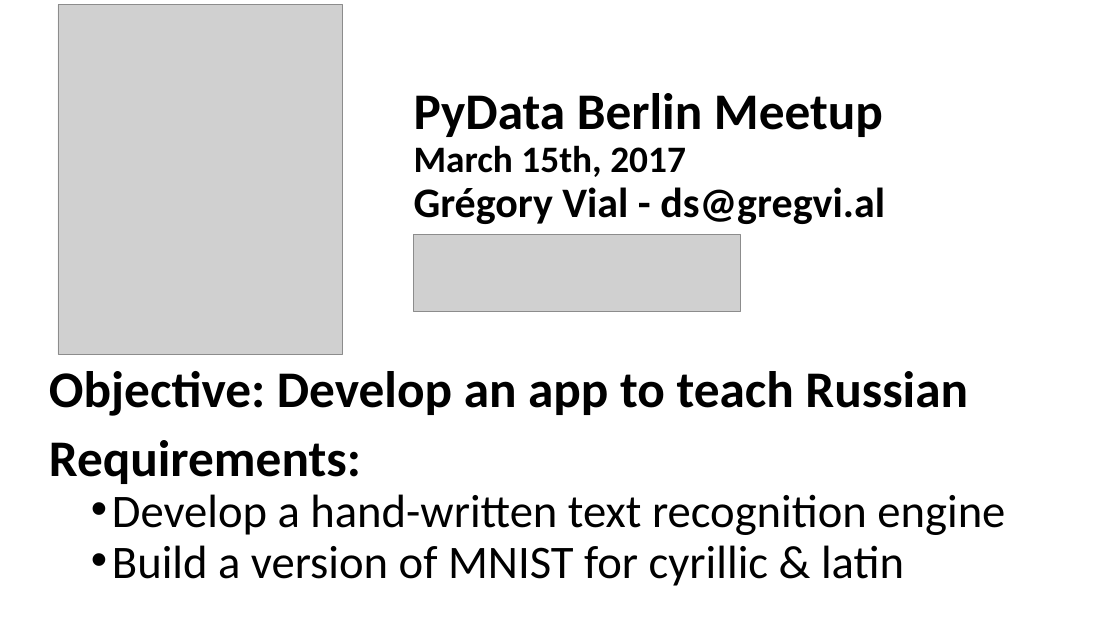
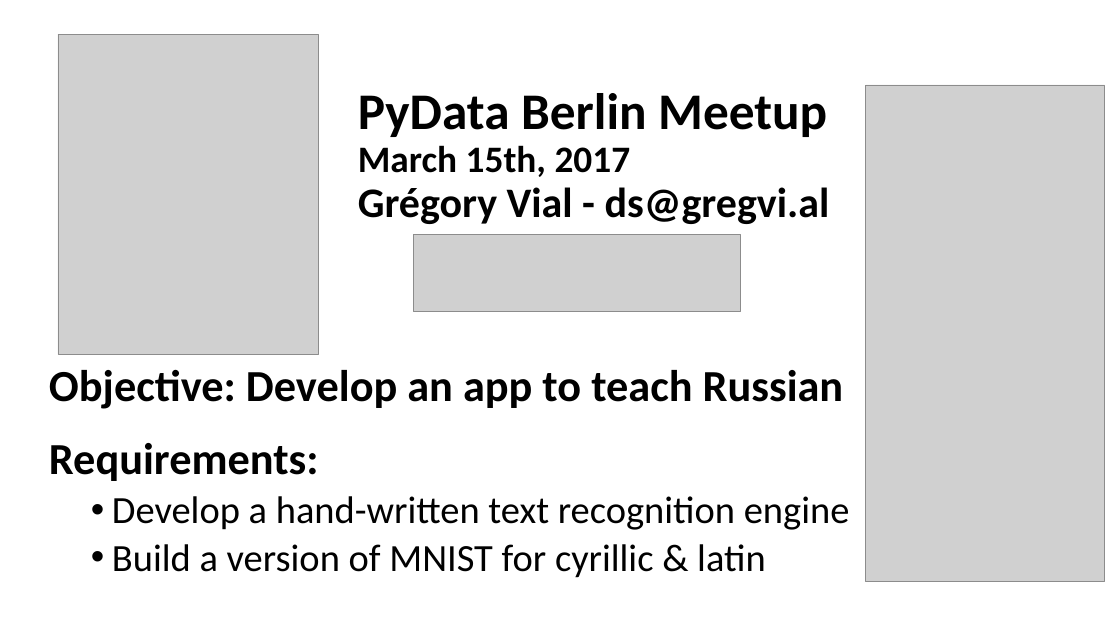
Before and after one commit to GregVial/CoMNIST, a slide deck: slide 1 of misc/Cyrillic-oriented MNIST.pptx. Drawn at 1120x630 pixels with LibreOffice and Linux fonts; fonts in the diff are those of the drawing; grey boxes stand for pictures. Boxes give left, top, right and bottom in pixels: in the first picture for what was removed or moved away, otherwise in the second. Text is boxed around its words. In the diff, an @@ line names an element or a change of style, - is before the commit and + after.

Commit message:
final

```diff
--- a/misc/Cyrillic-oriented MNIST.pptx
+++ b/misc/Cyrillic-oriented MNIST.pptx
@@ picture: place and size @@
-picture at (58,5,342,355)
+picture at (58,34,318,355)
@@ title "PyData Berlin Meetup March 15th, ...": place and size @@
-title "PyData Berlin Meetup March 15th, ..." at (414,93,885,224)
+title "PyData Berlin Meetup March 15th, ..." at (358,93,830,224)
@@ picture added at (866,85,1105,581) @@
@@ text "Requirements:" at (49,443,850,578): size 44 to 38 pt in "Requirements:"; size 40 to 33 pt in "Develop a hand-written text recognition engine", "Build a version of MNIST for cyrillic ..."; line spacing 0.8 to 0.9 @@
@@ text "Objective: Develop an app to ..." at (49,369,844,409): size 44 to 38 pt @@
```
